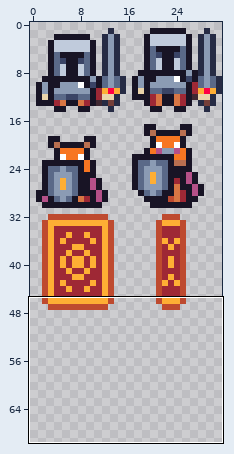
Edited in one commit: pixel-art file (res/ase/entities.aseprite). Above, an overview of the earlier version with the close-up marked.
Close-up. Before:
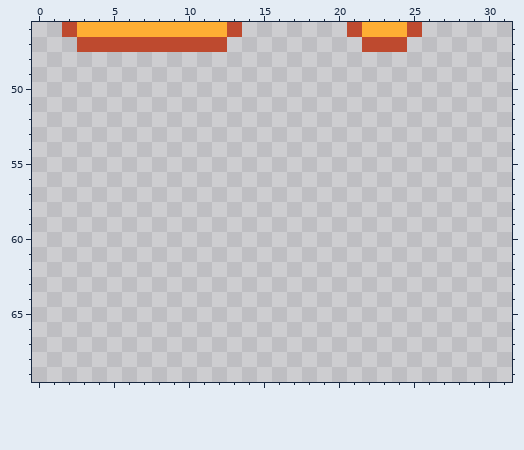
32x128 pixels, 1 frame. Shown: x 0..31, y 46..69. The wide view leaves out empty margins.
After:
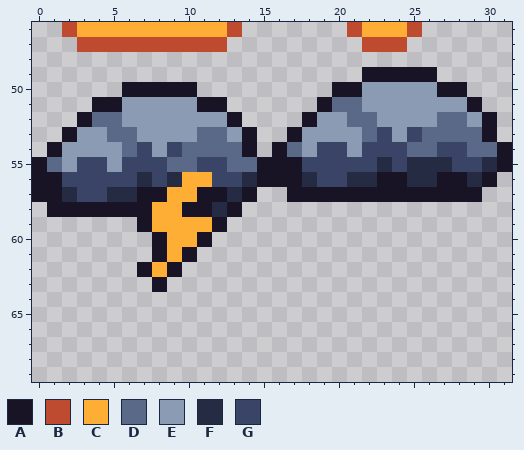
Palette (. is transparent): A #181425  B #be4a2f  C #feae34  D #5a6988  E #8b9bb4  F #262b44  G #3a4466
Changes in this commit:
y 49: x 22..26 ..... -> AAAAA
y 50: x 6..10 ..... -> AAAAA; x 20..28 ......... -> AAEEEEEAA
y 51: x 4..12 ......... -> AAEEEEEAA; x 19..29 ........... -> ADDEEEEEEEA
y 52: x 3..13 ........... -> ADDEEEEEEEA; x 18..30 ............. -> AEEDDEEEEDDEA
y 53: x 2..14 ............. -> AEEDDEEEEDDEA; x 17..30 .............. -> AEEEEDGEGDDDDA
y 54: x 1..14 .............. -> AEEEEDGEGDDDDA; x 16..31 ................ -> ADEGGEGGGDDGGDDA
y 55: x 0..31 ................................ -> ADEGGEGGGDDGGDDAAAGGGGGFGFFFGGFA
y 56: x 0..30 ............................... -> AAGGGGGFGFCCGGFAAAFGGFFAAFFAAFA
y 57: x 0..14 ............... -> AAFGGFFAACCAAFA; x 17..29 ............. -> AAAAAAAAAAAAA
y 58: x 1..13 ............. -> AAAAAAACCAAFA
y 59: x 7..12 ...... -> ACCCCA
y 60: x 8..11 .... -> ACCA
y 61: x 8..10 ... -> ACA
y 62: x 7..9 ... -> ACA
y 63: x 8 . -> A
Boxes around the changes in both close-ups, in picture pixels (x1, y1, x2, y2):
added: (32, 67, 512, 292)
